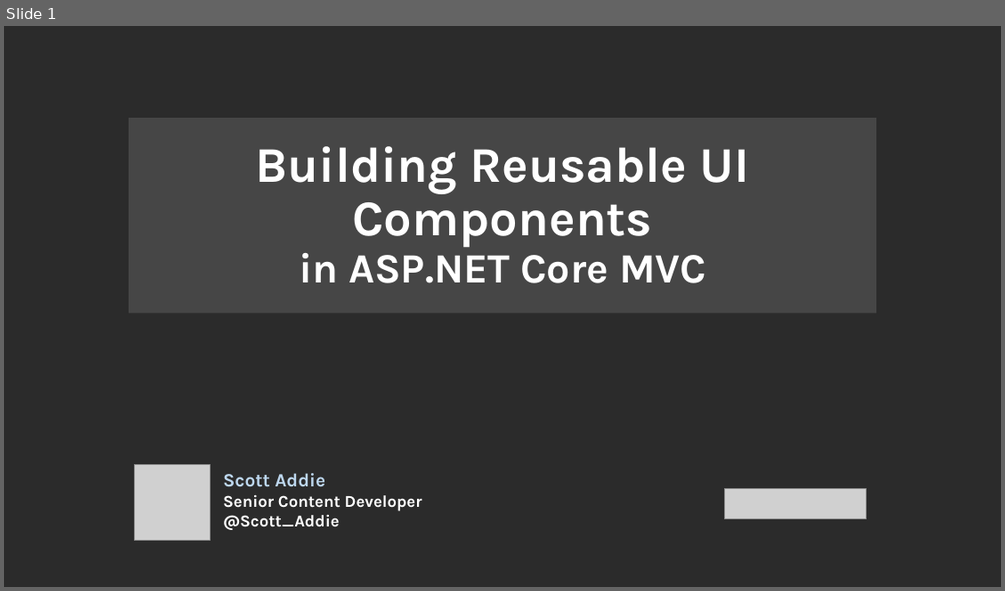
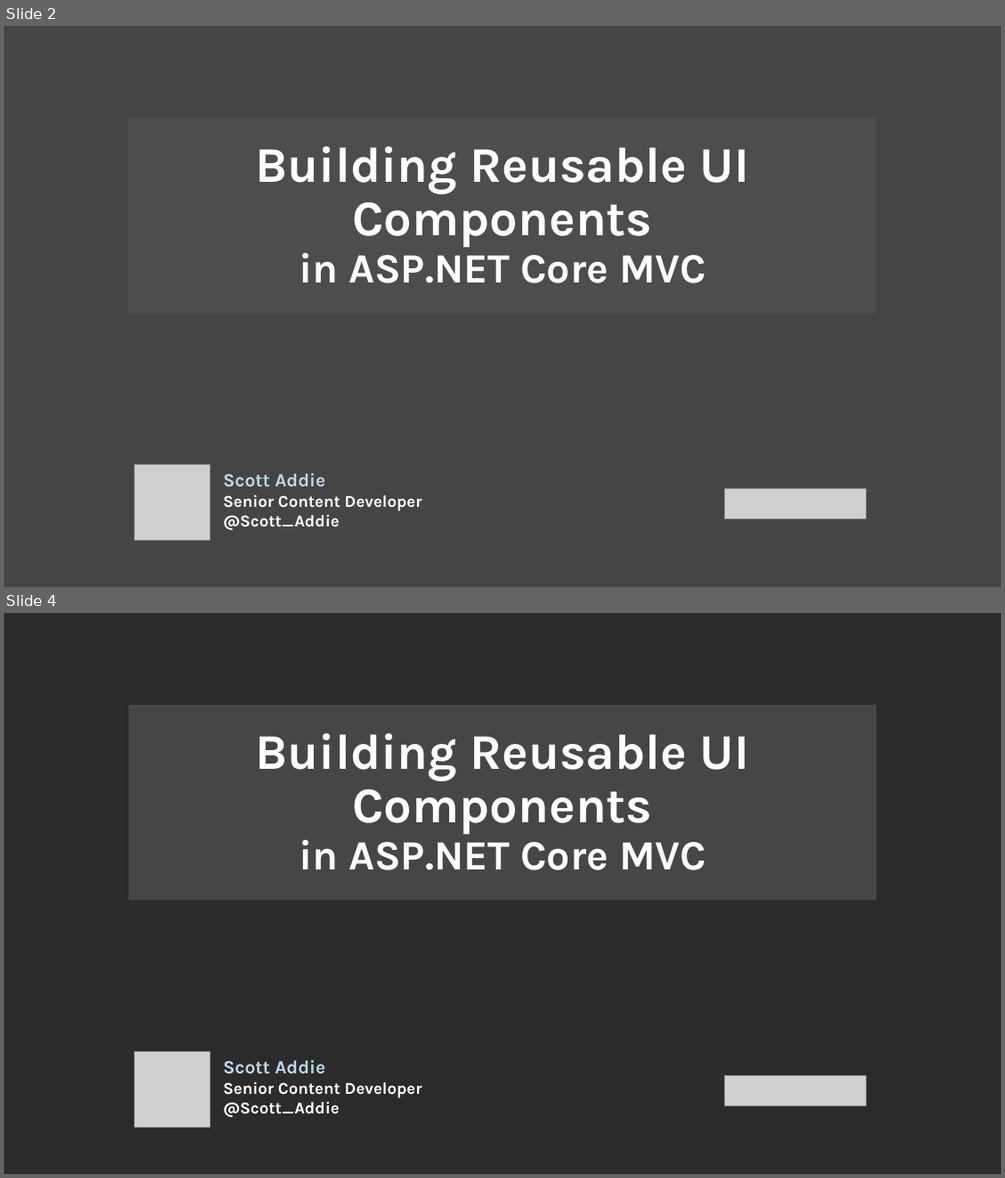
Before and after one commit to scottaddie/slide-decks, a slide deck: Building Reusable UI Components in ASP.NET Core MVC.pptx. Shown one above the other, each under a label of ours: slide 1 before the commit, slides 2 and 4 after it; the slides between them are not shown. The pictures are 1005x591 and 1005x1178 pixels, drawn with LibreOffice and Linux fonts; fonts in the diff are those of the drawing; grey boxes stand for pictures; background and template pictures are left out; a plain dark background stands for a picture behind light text. Boxes give left, top, right and bottom in pixels: in the first picture for what was removed or moved away, otherwise in the second. Text is boxed around its words. In the diff, an @@ line names an element or a change of style, - is before the commit and + after.

```diff
--- a/Building Reusable UI Components in ASP.NET Core MVC.pptx
+++ b/Building Reusable UI Components in ASP.NET Core MVC.pptx
@@ slide 2 added at (4, 26, 1001, 587), background picture (left out) @@
@@ title added at (129, 118, 877, 313), fill #505050 at 75% opacity, 48 pt, text #FFFFFF, bold @@
+Building Reusable UI Components
+in ASP.NET Core MVC
@@ picture added at (134, 464, 210, 540) @@
@@ text added at (223, 473, 422, 530), 16 pt, text #FFFFFF, bold @@
+Scott Addie
+Senior Content Developer
+@Scott_Addie
@@ picture added at (725, 489, 866, 520) @@
@@ what was slide 1 is now slide 4 @@
```
Also in this commit, not shown: 2 other slides added, 1 other file.
